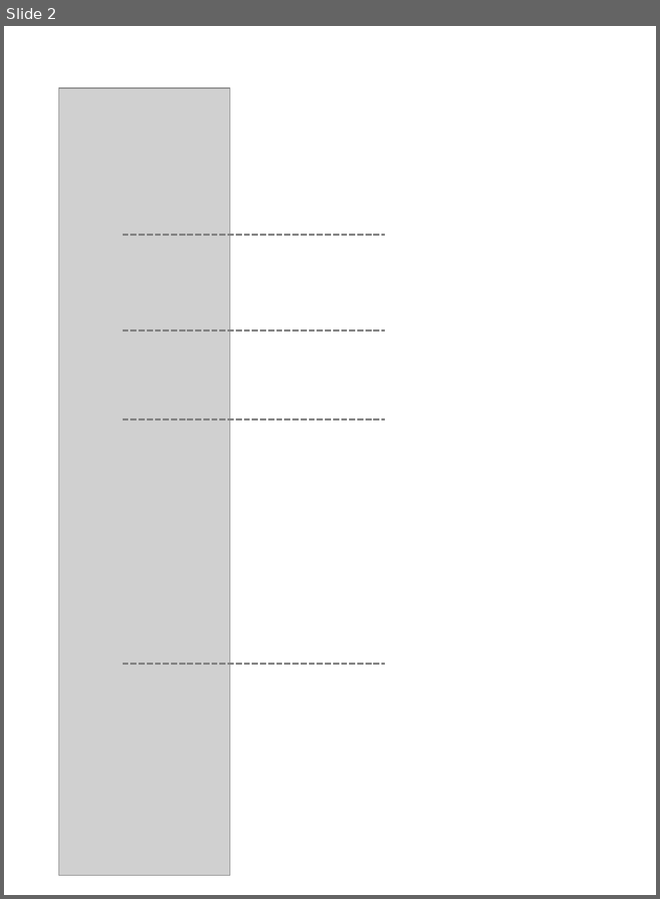
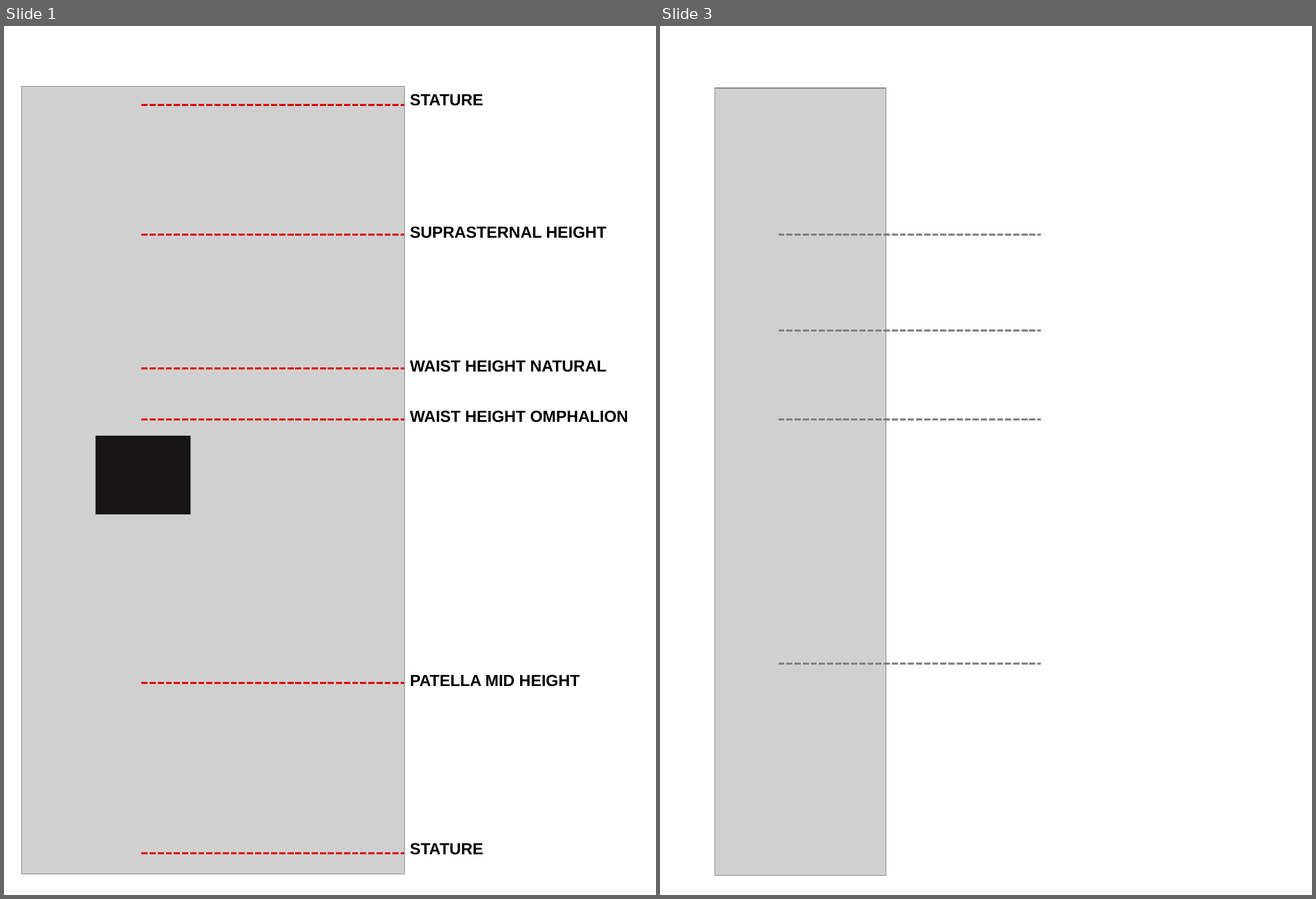
Before and after one commit to aaronbaggett/baseball_blog, a slide deck: figs/Anthro_Dimensions.pptx. Shown side by side, each under a label of ours: slide 2 before the commit, slides 1 and 3 after it; the slides between them are not shown. The pictures are 660x899 and 1316x899 pixels, drawn with LibreOffice and Linux fonts; fonts in the diff are those of the drawing; grey boxes stand for pictures. Boxes give left, top, right and bottom in pixels: in the first picture for what was removed or moved away, otherwise in the second. Text is boxed around its words. In the diff, an @@ line names an element or a change of style, - is before the commit and + after.

```diff
--- a/figs/Anthro_Dimensions.pptx
+++ b/figs/Anthro_Dimensions.pptx
@@ slide 1 added at (4, 26, 656, 895), background #FFFFFF @@
@@ picture added at (22, 87, 405, 875) @@
@@ line added from (142, 105) to (405, 105), #DF0202 2 pt dashed @@
@@ text added at (410, 94, 483, 106), 16 pt, text #000000, bold @@
+STATURE
@@ text added at (410, 226, 607, 239), 16 pt, text #000000, bold @@
+SUPRASTERNAL HEIGHT
@@ line added from (142, 234) to (405, 234), #DF0202 2 pt dashed @@
@@ line added from (142, 369) to (405, 369), #DF0202 2 pt dashed @@
@@ text added at (410, 360, 607, 372), 16 pt, text #000000, bold @@
+WAIST HEIGHT NATURAL
@@ text added at (410, 410, 628, 423), 16 pt, text #000000, bold @@
+WAIST HEIGHT OMPHALION
@@ rectangle added at (95, 436, 190, 515), fill #191618 @@
@@ line added from (142, 419) to (405, 419), #DF0202 2 pt dashed @@
@@ line added from (142, 683) to (405, 683), #DF0202 2 pt dashed @@
@@ text added at (410, 675, 580, 687), 16 pt, text #000000, bold @@
+PATELLA MID HEIGHT
@@ line added from (142, 853) to (405, 853), #DF0202 2 pt dashed @@
@@ text added at (410, 843, 483, 855), 16 pt, text #000000, bold @@
+STATURE
@@ what was slide 2 is now slide 3 @@
```
Also in this commit, not shown: 1 other slide added, 1 slide removed, 4 other files.
